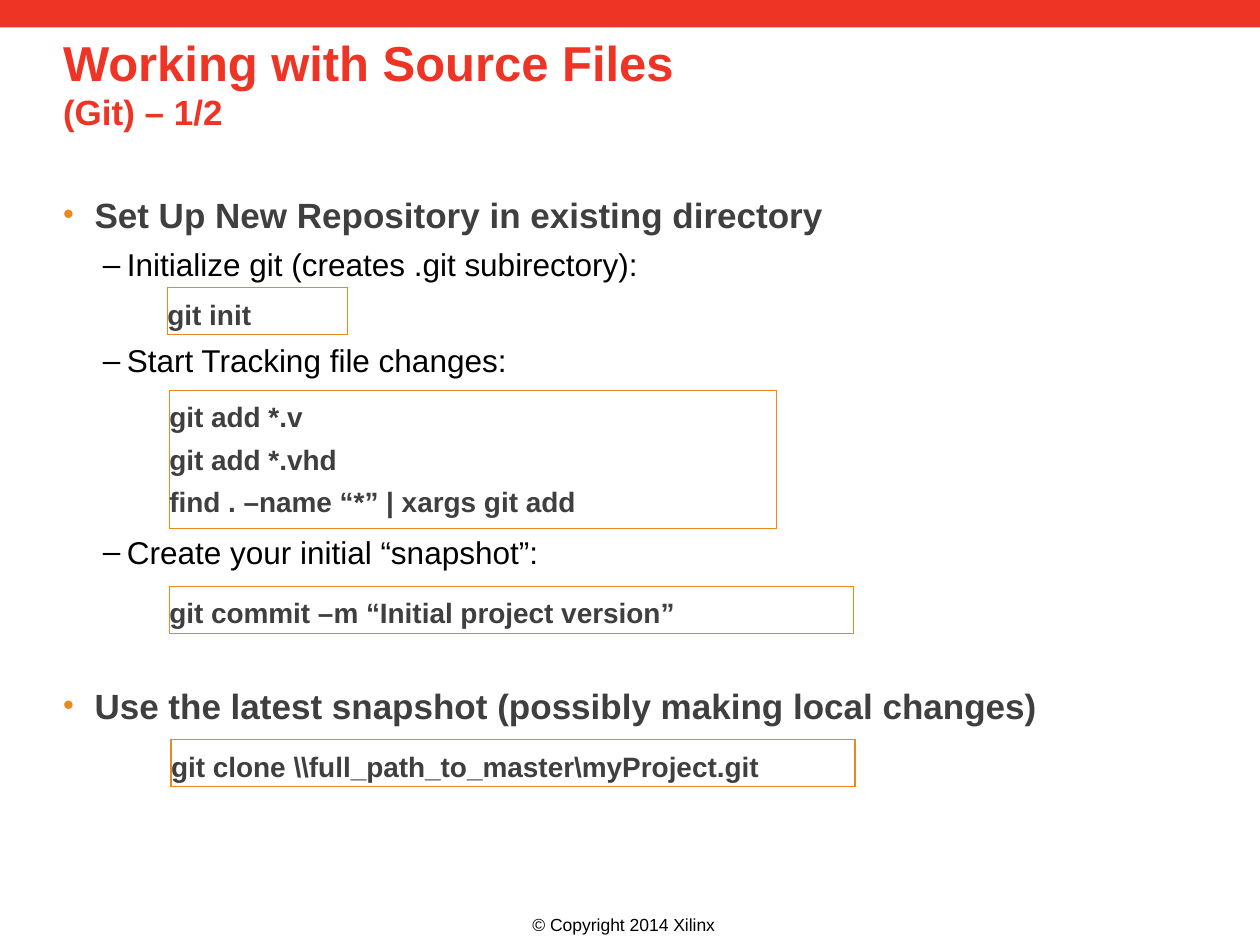
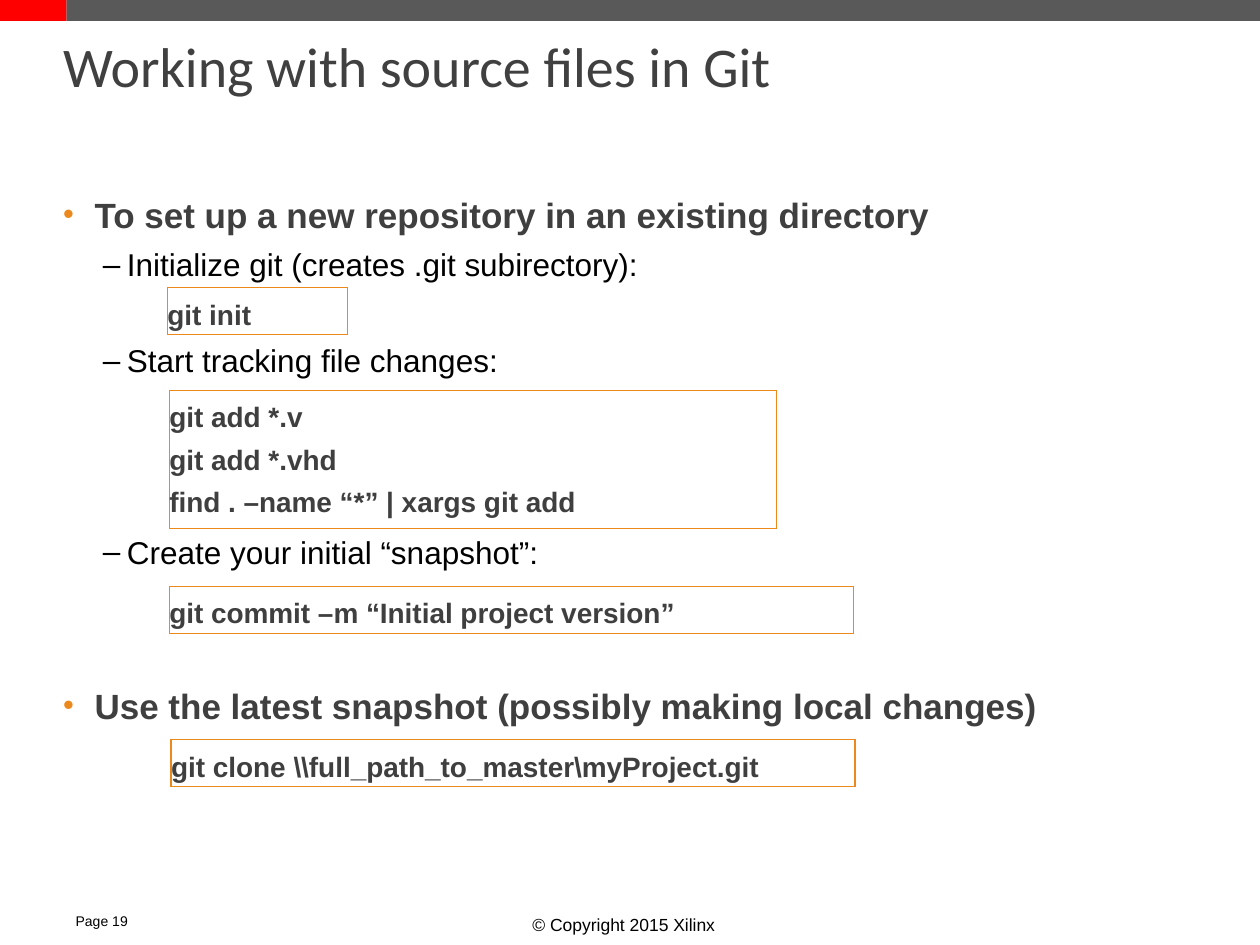
Before and after one commit to Xilinx/revCtrl, a slide deck: slide 18 of doc/versionControl.pptx (slide 12 before the commit). Drawn at 1260x945 pixels with LibreOffice and Linux fonts; fonts in the diff are those of the drawing; background and template pictures are left out. Boxes give left, top, right and bottom in pixels: in the first picture for what was removed or moved away, otherwise in the second. Text is boxed around its words. In the diff, an @@ line names an element or a change of style, - is before the commit and + after.

```diff
--- a/doc/versionControl.pptx
+++ b/doc/versionControl.pptx
@@ rectangle added at <box>0,0,67,21</box>, fill #FF0000 @@
@@ rectangle: place and size @@
-rectangle at <box>0,0,1260,28</box>
+rectangle at <box>67,0,1260,21</box>
@@ rectangle at <box>67,0,1260,21</box>: fill #EE3424 to #595959 @@
@@ title at <box>63,48,770,97</box>: text changed; size 28 to 32 pt; font Arial to Calibri; text colour #EE3424 to #404040; bold off @@
-Working with Source Files
-(Git) – 1/2
+Working with source files in Git
@@ text at <box>94,202,929,235</box>: text changed @@
-• Set Up New Repository in existing directory
+• To set up a new repository in an existing directory
@@ text at <box>127,349,498,378</box>: text changed @@
-  – Start Tracking file changes:
+  – Start tracking file changes:
@@ text added at <box>76,916,128,929</box>, 8 pt, text #000000 @@
+Page 19
@@ text at <box>550,918,715,935</box>: text changed @@
-© Copyright 2014 Xilinx
+© Copyright 2015 Xilinx
```
Also in this commit, not shown: 20 other slides changed, 19 slides added, 8 slides removed.
